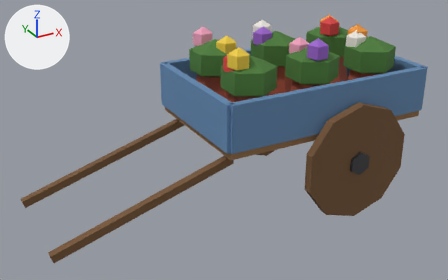
Renders of the glTF model assets/verse/everglade/generated/flower_cart.gltf from each side of a commit.
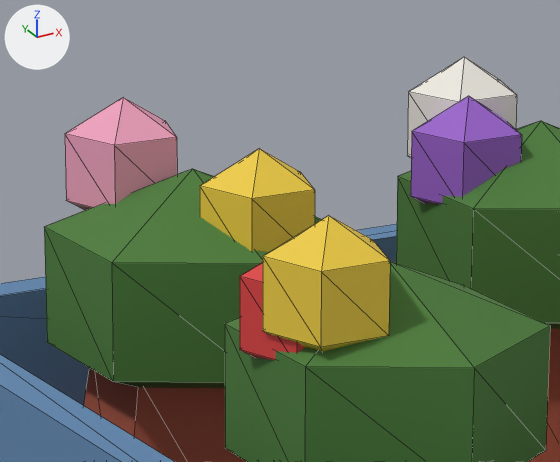
The first picture shows the older version from a 50 mm lens placed at (-1.85, -3.36, 2.16), pointed at (-0.02, -0.03, 0.5). The close-ups show the older and then the newer version on the part from 41% to 62% of the width and 3% to 32% of the height of that picture. Only the edits that show in the close-ups are written down. Lighting does not change. The marker at upper left points along +X, +Y and +Z. The close-ups show mesh edges as thin lines. Vertices at exactly the same position are counted once.

Objects in the first close-up: 'flower_cart'.
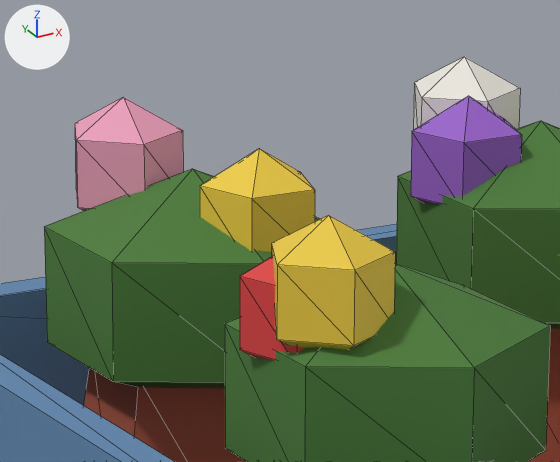
Boxes (x1, y1, x2, y2) around the edits, measured in the close-ups (560 x 462 px; the box of a moved part takes in the faces that stretch with it):
part 1 of me_flower_cart, moved or reshaped: before (263, 215, 390, 351); after (272, 215, 395, 350)
part 2 of me_flower_cart, moved or reshaped: before (65, 97, 177, 210); after (75, 97, 183, 211)
part 3 of me_flower_cart, moved or reshaped: before (407, 57, 517, 158); after (414, 57, 520, 130)

Edits to the bpy script that builds the scene:
```text
Change me_flower_cart:
    where me_flower_cart.from_pydata(...)  # 428 vertices, 712 faces; spans x -1.3..1.3, y -0.6..0.6, z 0.0..1.19
    used by ob_flower_cart; location = (0.0, 0.0, 0.0)
    me_flower_cart part 1: the loose piece of 12 vertices spanning x -0.11..0.02, y -0.31..-0.19, z 1.03..1.19 is turned 28.6 degrees about the z axis through its middle
    me_flower_cart part 2: the loose piece of 12 vertices spanning x -0.06..0.07, y 0.25..0.38, z 1.03..1.19 is turned 28.6 degrees about the z axis through its middle
    me_flower_cart part 3: the loose piece of 12 vertices spanning x 0.4..0.53, y 0.24..0.37, z 1.03..1.19 is turned 28.6 degrees about the z axis through its middle
```
